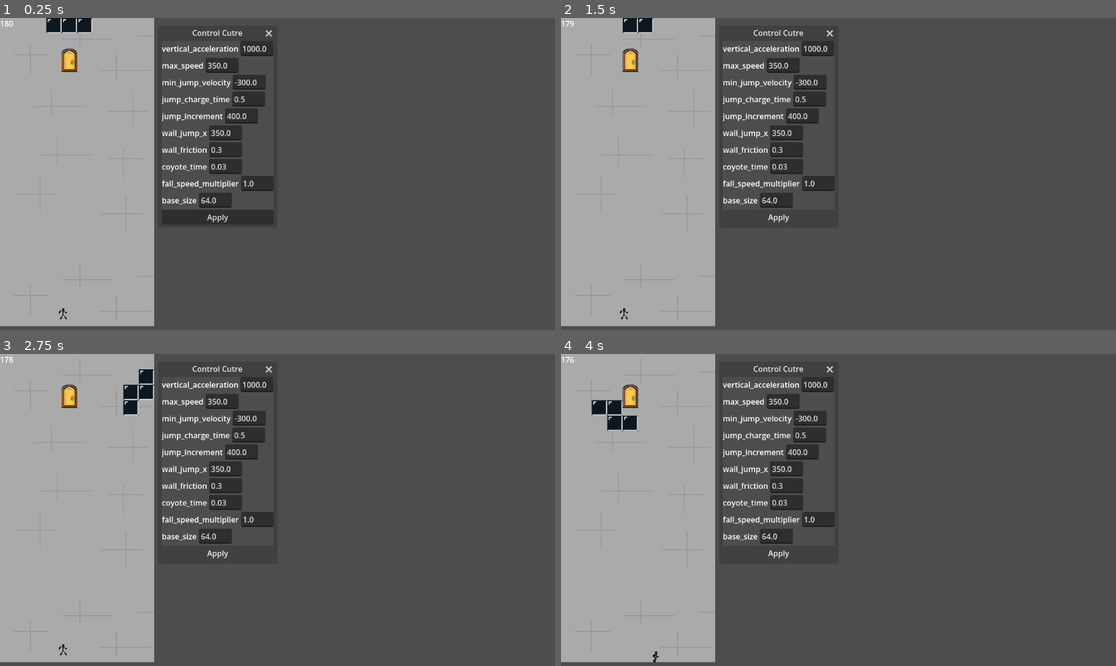
Above: before the commit, frames 1-4 (two rows, left to right).
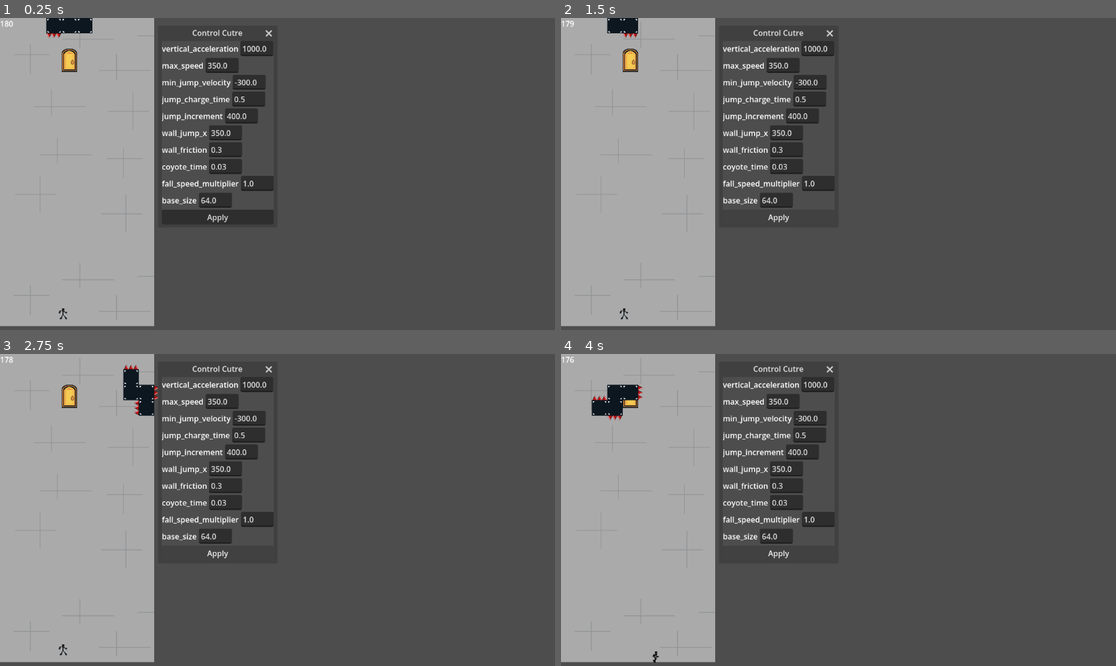
Above: after the commit, the same moments.

Repository: NicoWired/tetrascape
Game: Godot game, scene res://source/main_screens/main/main.tscn
Two runs of this game, one before a commit and one after it. Both use one fixed random seed, a clock stepped at 60 frames per second and the inputs below. The engine's default icon, where the game draws it, is replaced by a stand-in: a white triangle on a blue panel in a dark square.
Inputs:
- Up to frame 1 (0.25 s): no input
- Up to frame 2 (1.5 s): click "Apply" at 0.5 s; hold D (right) from 1.28 s (still down); tap N (drop) at 1.35 s
- Up to frame 3 (2.75 s): keep holding D (right); tap Space (jump) at 1.52, 2.27 s; tap J (rotate_cc) at 2.1 s
- Up to frame 4 (4 s): release D (right) at 2.78 s; hold A (left) 2.78-3.53 s; tap K (rotate_cw) at 2.85 s; hold D (right) from 3.53 s (still down); tap L (toggle) at 3.6 s; tap Space (jump) at 3.77 s

The runs differ from the first frame. In frame 1, 0.1% of the frame differs, in the area x 8-17%, y 0-7%; in frame 2, 0.3%; in frame 3, 0.6%, in the area x 22-29%, y 3-20%; in frame 4, 0.6%.

Commit message:
add spikes on pieces

Diff:
--- a/project.godot
+++ b/project.godot
@@ -24,6 +24,15 @@
 GameConfig="*res://source/autoloaders/game_config.gd"
 ExtResources="*res://source/autoloaders/ext_resources.gd"
 GlobalStates="*res://source/autoloaders/global_states.gd"
+
+[file_customization]
+
+folder_colors={
+"res://assets/": "yellow",
+"res://docs/": "purple",
+"res://source/": "blue",
+"res://source/GUI/": "green"
+}
 
 [input]
 
--- a/source/autoloaders/ext_resources.gd
+++ b/source/autoloaders/ext_resources.gd
@@ -1,12 +1,14 @@
 extends Node
 
 const PLACEHOLDER_TEXTURE: Texture2D = preload("res://icon.svg")
+
+#region puzzle piece
 const PIECE1: Texture2D = preload("res://assets/pieces/piece1.png")
 const PIECE2: Texture2D = preload("res://assets/pieces/piece2.png")
 const PIECE3: Texture2D = preload("res://assets/pieces/piece3.png")
 const PIECE4: Texture2D = preload("res://assets/pieces/piece4.png")
 
-var chosen_piece_texture: Texture2D = PIECE2
+var chosen_piece_texture: Texture2D = PIECE4
 
 var PIECE_TEXTURES: Dictionary[int,Texture2D] = {
 	PieceData.PIECE_SHAPE.L: chosen_piece_texture,
@@ -17,3 +19,14 @@
 	PieceData.PIECE_SHAPE.O: chosen_piece_texture,
 	PieceData.PIECE_SHAPE.I: chosen_piece_texture,
 }
+#endregion
+
+#region spikes
+const SPIKES1: Texture2D = preload("res://assets/props/spikes/spikes1.png")
+const SPIKES2: Texture2D = preload("res://assets/props/spikes/spikes2.png")
+const SPIKES3: Texture2D = preload("res://assets/props/spikes/spikes3.png")
+const SPIKES4: Texture2D = preload("res://assets/props/spikes/spikes4.png")
+const SPIKES5: Texture2D = preload("res://assets/props/spikes/spikes5.png")
+
+var chosen_spikes_texture: Texture2D = SPIKES1
+#endregion
--- a/source/autoloaders/game_config.gd
+++ b/source/autoloaders/game_config.gd
@@ -4,7 +4,7 @@
 const BOARD_SIZE: Vector2i = Vector2i(10,20)
 const TARGET_FRAME_RATE: int = 60
 const BOARD_X_OFFSET: int = 7
-const PIECE_SPEED: int = 30
+const PIECE_SPEED: int = 40
 
 
 const GRAVITY_CD: float = PIECE_SPEED * (1.0 / TARGET_FRAME_RATE)
--- a/source/levels/test_level.tscn
+++ b/source/levels/test_level.tscn
@@ -4,7 +4,7 @@
 [ext_resource type="PackedScene" uid="uid://dwyavyjqknnfe" path="res://source/levels/background/background.tscn" id="2_a1lpf"]
 [ext_resource type="PackedScene" uid="uid://cb4igblj6e2dt" path="res://source/puzzle/board/board.tscn" id="2_ogqbx"]
 [ext_resource type="PackedScene" uid="uid://ckjqaf8lqjv0c" path="res://source/player/player.tscn" id="3_ogqbx"]
-[ext_resource type="PackedScene" uid="uid://1sabmrf8e66k" path="res://source/props/exit_door.tscn" id="4_epmhw"]
+[ext_resource type="PackedScene" uid="uid://1sabmrf8e66k" path="res://source/props/exit_door/exit_door.tscn" id="4_epmhw"]
 [ext_resource type="PackedScene" uid="uid://b3wad366enhb7" path="res://source/GUI/hud.tscn" id="6_eeevt"]
 
 [node name="TestLevel" type="Node2D" unique_id=1461556655]
--- a/source/props/exit_door.tscn
+++ b/source/props/exit_door/exit_door.tscn
@@ -1,7 +1,7 @@
 [gd_scene format=3 uid="uid://1sabmrf8e66k"]
 
 [ext_resource type="Texture2D" uid="uid://dr4ecq0fhkprr" path="res://assets/props/door.png" id="1_qg7v3"]
-[ext_resource type="Script" uid="uid://cj3rod0fdlykv" path="res://source/props/exit_door.gd" id="1_qjrui"]
+[ext_resource type="Script" uid="uid://cj3rod0fdlykv" path="res://source/props/exit_door/exit_door.gd" id="1_qjrui"]
 
 [sub_resource type="RectangleShape2D" id="RectangleShape2D_qjrui"]
 
--- /dev/null
+++ b/source/props/spikes/spikes.gd
@@ -0,0 +1,31 @@
+class_name Spikes
+extends Node2D
+
+signal spikes_body_entered
+
+@onready var sprite: Sprite2D = $Sprite
+@onready var spike_1: CollisionShape2D = $Sprite/Collision/Spike1
+@onready var spike_2: CollisionShape2D = $Sprite/Collision/Spike2
+@onready var spike_3: CollisionShape2D = $Sprite/Collision/Spike3
+@onready var spike_poly_1: Polygon2D = $SpikePoly1
+@onready var spike_poly_2: Polygon2D = $SpikePoly2
+@onready var spike_poly_3: Polygon2D = $SpikePoly3
+@onready var collision: Area2D = $Sprite/Collision
+
+
+func _ready() -> void:
+	sprite.texture = ExtResources.chosen_spikes_texture
+
+	spike_1.shape.points = spike_poly_1.polygon
+	spike_2.shape.points = spike_poly_2.polygon
+	spike_3.shape.points = spike_poly_3.polygon
+
+	spike_poly_1.queue_free()
+	spike_poly_2.queue_free()
+	spike_poly_3.queue_free()
+
+	collision.body_entered.connect(on_body_entered)
+
+func on_body_entered(body) -> void:
+	if body is Player:
+		spikes_body_entered.emit()
--- /dev/null
+++ b/source/props/spikes/spikes.tscn
@@ -0,0 +1,42 @@
+[gd_scene format=3 uid="uid://c2bnou8kg4crr"]
+
+[ext_resource type="Script" uid="uid://b7nkd36hb1xm1" path="res://source/props/spikes/spikes.gd" id="1_e8dxw"]
+[ext_resource type="Texture2D" uid="uid://8sekb5d17i6r" path="res://assets/props/spikes/spikes3.png" id="2_3b0lk"]
+
+[sub_resource type="ConvexPolygonShape2D" id="ConvexPolygonShape2D_3b0lk"]
+
+[sub_resource type="ConvexPolygonShape2D" id="ConvexPolygonShape2D_nnjg2"]
+
+[sub_resource type="ConvexPolygonShape2D" id="ConvexPolygonShape2D_0tsnw"]
+
+[node name="Spikes" type="Node2D" unique_id=1294788690]
+script = ExtResource("1_e8dxw")
+
+[node name="Sprite" type="Sprite2D" parent="." unique_id=1140869030]
+z_index = 1
+texture = ExtResource("2_3b0lk")
+centered = false
+
+[node name="Collision" type="Area2D" parent="Sprite" unique_id=737456047]
+collision_layer = 2
+
+[node name="Spike1" type="CollisionShape2D" parent="Sprite/Collision" unique_id=759159651]
+shape = SubResource("ConvexPolygonShape2D_3b0lk")
+
+[node name="Spike2" type="CollisionShape2D" parent="Sprite/Collision" unique_id=124102731]
+shape = SubResource("ConvexPolygonShape2D_nnjg2")
+
+[node name="Spike3" type="CollisionShape2D" parent="Sprite/Collision" unique_id=1342703761]
+shape = SubResource("ConvexPolygonShape2D_0tsnw")
+
+[node name="SpikePoly1" type="Polygon2D" parent="." unique_id=1561903950]
+visible = false
+polygon = PackedVector2Array(0, 22, 11, 0, 12, 0, 23, 22, 23, 24, 0, 24)
+
+[node name="SpikePoly2" type="Polygon2D" parent="." unique_id=1222181981]
+visible = false
+polygon = PackedVector2Array(24, 24, 24, 22, 35, 0, 36, 0, 47, 22, 47, 24)
+
+[node name="SpikePoly3" type="Polygon2D" parent="." unique_id=2052009357]
+visible = false
+polygon = PackedVector2Array(48, 24, 48, 22, 59, 0, 60, 0, 71, 22, 71, 24)
--- a/source/puzzle/piece/piece.gd
+++ b/source/puzzle/piece/piece.gd
@@ -51,6 +51,10 @@
 	var i = 0
 	for square: PieceSquare in squares:
 		square.position = new_coords[i] * GameConfig.TILE_SIZE
+		if direction == 1:
+			square.rotate_spikes_cw()
+		elif direction == -1:
+			square.rotate_spikes_cc()
 		i += 1
 #endregion
 
--- a/source/puzzle/piece/piece_data.gd
+++ b/source/puzzle/piece/piece_data.gd
@@ -19,45 +19,50 @@
 			matrix = {
 				1 : [Vector2i(1,1),Vector2i(0,1),Vector2i(2,1),Vector2i(2,0)] as Array[Vector2i]
 				,2 : [Vector2i(1,1),Vector2i(1,0),Vector2i(1,2),Vector2i(2,2)] as Array[Vector2i]
-				,3 : [Vector2i(1,1),Vector2i(0,1),Vector2i(2,1),Vector2i(0,2)] as Array[Vector2i]
-				,4 : [Vector2i(1,1),Vector2i(1,0),Vector2i(1,2),Vector2i(0,0)] as Array[Vector2i]
+				,3 : [Vector2i(1,1),Vector2i(2,1),Vector2i(0,1),Vector2i(0,2)] as Array[Vector2i]
+				,4 : [Vector2i(1,1),Vector2i(1,2),Vector2i(1,0),Vector2i(0,0)] as Array[Vector2i]
 			}
 		PIECE_SHAPE.J:
 			matrix = {
 				1 : [Vector2i(1,1),Vector2i(0,1),Vector2i(2,1),Vector2i(0,0)] as Array[Vector2i]
 				,2 : [Vector2i(1,1),Vector2i(1,0),Vector2i(1,2),Vector2i(2,0)] as Array[Vector2i]
-				,3 : [Vector2i(1,1),Vector2i(0,1),Vector2i(2,1),Vector2i(2,2)] as Array[Vector2i]
-				,4 : [Vector2i(1,1),Vector2i(1,0),Vector2i(1,2),Vector2i(0,2)] as Array[Vector2i]
+				,3 : [Vector2i(1,1),Vector2i(2,1),Vector2i(0,1),Vector2i(2,2)] as Array[Vector2i]
+				,4 : [Vector2i(1,1),Vector2i(1,2),Vector2i(1,0),Vector2i(0,2)] as Array[Vector2i]
 			}
 		PIECE_SHAPE.S:
 			matrix = {
 				1 : [Vector2i(1,1),Vector2i(0,1),Vector2i(1,0),Vector2i(2,0)] as Array[Vector2i]
 				,2 : [Vector2i(1,1),Vector2i(1,0),Vector2i(2,1),Vector2i(2,2)] as Array[Vector2i]
-				,3 : [Vector2i(1,1),Vector2i(2,1),Vector2i(0,2),Vector2i(1,2)] as Array[Vector2i]
-				,4 : [Vector2i(1,1),Vector2i(1,2),Vector2i(0,0),Vector2i(0,1)] as Array[Vector2i]
+				,3 : [Vector2i(1,1),Vector2i(2,1),Vector2i(1,2),Vector2i(0,2)] as Array[Vector2i]
+				,4 : [Vector2i(1,1),Vector2i(1,2),Vector2i(0,1),Vector2i(0,0)] as Array[Vector2i]
 			}
 		PIECE_SHAPE.Z:
 			matrix = {
 				1 : [Vector2i(1,1),Vector2i(2,1),Vector2i(0,0),Vector2i(1,0)] as Array[Vector2i]
 				,2 : [Vector2i(1,1),Vector2i(1,2),Vector2i(2,0),Vector2i(2,1)] as Array[Vector2i]
-				,3 : [Vector2i(1,1),Vector2i(0,1),Vector2i(1,2),Vector2i(2,2)] as Array[Vector2i]
-				,4 : [Vector2i(1,1),Vector2i(1,0),Vector2i(0,1),Vector2i(0,2)] as Array[Vector2i]
+				,3 : [Vector2i(1,1),Vector2i(0,1),Vector2i(2,2),Vector2i(1,2)] as Array[Vector2i]
+				,4 : [Vector2i(1,1),Vector2i(1,0),Vector2i(0,2),Vector2i(0,1)] as Array[Vector2i]
 			}
 		PIECE_SHAPE.T:
 			matrix = {
 				1 : [Vector2i(1,1),Vector2i(0,1),Vector2i(2,1),Vector2i(1,0)] as Array[Vector2i]
 				,2 : [Vector2i(1,1),Vector2i(1,0),Vector2i(1,2),Vector2i(2,1)] as Array[Vector2i]
-				,3 : [Vector2i(1,1),Vector2i(0,1),Vector2i(2,1),Vector2i(1,2)] as Array[Vector2i]
-				,4 : [Vector2i(1,1),Vector2i(1,0),Vector2i(1,2),Vector2i(0,1)] as Array[Vector2i]
+				,3 : [Vector2i(1,1),Vector2i(2,1),Vector2i(0,1),Vector2i(1,2)] as Array[Vector2i]
+				,4 : [Vector2i(1,1),Vector2i(1,2),Vector2i(1,0),Vector2i(0,1)] as Array[Vector2i]
 			}
 		PIECE_SHAPE.O:
-			matrix = {1 : [Vector2i(1,1),Vector2i(2,1),Vector2i(1,2),Vector2i(2,2)] as Array[Vector2i]}
+			matrix = {
+				1 : [Vector2i(1,1),Vector2i(2,1),Vector2i(1,2),Vector2i(2,2)] as Array[Vector2i]
+				,2 : [Vector2i(2,1),Vector2i(2,2),Vector2i(1,1),Vector2i(1,2)] as Array[Vector2i]
+				,3 : [Vector2i(2,2),Vector2i(1,2),Vector2i(2,1),Vector2i(1,1)] as Array[Vector2i]
+				,4 : [Vector2i(1,2),Vector2i(1,1),Vector2i(2,2),Vector2i(2,1)] as Array[Vector2i]
+			}
 		PIECE_SHAPE.I:
 			matrix = {
 				1 : [Vector2i(0,1),Vector2i(1,1),Vector2i(2,1),Vector2i(3,1)] as Array[Vector2i]
-				,2 : [Vector2i(1,0),Vector2i(1,1),Vector2i(1,2),Vector2i(1,3)] as Array[Vector2i]
-				,3 : [Vector2i(0,2),Vector2i(1,2),Vector2i(2,2),Vector2i(3,2)] as Array[Vector2i]
-				,4 : [Vector2i(2,0),Vector2i(2,1),Vector2i(2,2),Vector2i(2,3)] as Array[Vector2i]
+				,2 : [Vector2i(2,0),Vector2i(2,1),Vector2i(2,2),Vector2i(2,3)] as Array[Vector2i]
+				,3 : [Vector2i(3,2),Vector2i(2,2),Vector2i(1,2),Vector2i(0,2)] as Array[Vector2i]
+				,4 : [Vector2i(1,3),Vector2i(1,2),Vector2i(1,1),Vector2i(1,0)] as Array[Vector2i]
 			}
 		_:
 			matrix = {}
--- a/source/puzzle/square/piece_square.gd
+++ b/source/puzzle/square/piece_square.gd
@@ -11,6 +11,11 @@
 @onready var collision_shape_2d: CollisionShape2D = $CollisionShape2D
 @onready var square_sprite: Sprite2D = $SquareSprite
 @onready var piece_area: Area2D = $PieceArea
+@onready var spikes: Node2D = $Spikes
+@onready var spikes_top: Spikes = $Spikes/SpikesTop
+@onready var spikes_bottom: Spikes = $Spikes/SpikesBottom
+@onready var spikes_left: Spikes = $Spikes/SpikesLeft
+@onready var spikes_right: Spikes = $Spikes/SpikesRight
 
 
 static func create(input_texture: Texture2D) -> PieceSquare:
@@ -26,11 +31,15 @@
 	collision_shape_2d.shape.size = Vector2i(GameConfig.TILE_SIZE, GameConfig.TILE_SIZE)
 	collision_shape_2d.position = Vector2(GameConfig.TILE_SIZE / 2.0, GameConfig.TILE_SIZE / 2.0)
 	square_sprite.texture = square_texture
-	square_sprite.scale = Vector2(GameConfig.TILE_SIZE,GameConfig.TILE_SIZE) / square_sprite.texture.get_size()
+	#square_sprite.scale = Vector2(GameConfig.TILE_SIZE,GameConfig.TILE_SIZE) / square_sprite.texture.get_size()
+	scale = Vector2(GameConfig.TILE_SIZE,GameConfig.TILE_SIZE) / square_sprite.texture.get_size()
 
 	var collision_shape_2d_area: CollisionShape2D = collision_shape_2d.duplicate()
 	piece_area.body_entered.connect(on_body_entered)
 	piece_area.add_child(collision_shape_2d_area)
+
+	enable_spikes()
+
 
 func _physics_process(_delta) -> void:
 	# this should prevent the signal from triggering when the player overlaps for only one frame
@@ -49,3 +58,33 @@
 func on_body_entered(body) -> void:
 	if body is Player:
 		frames_player_inside = MAX_FRAMES_PLAYER_INSIDE
+
+#region spikes
+func current_spikes_snapshot() -> Dictionary[StringName,bool]:
+	return {
+		&"top": spikes_top.visible,
+		&"bot": spikes_bottom.visible,
+		&"left": spikes_left.visible,
+		&"right": spikes_right.visible,
+	}
+
+func rotate_spikes_cw() -> void:
+	var old_spikes: Dictionary[StringName,bool] = current_spikes_snapshot()
+	spikes_bottom.visible = old_spikes["right"]
+	spikes_left.visible = old_spikes["bot"]
+	spikes_top.visible = old_spikes["left"]
+	spikes_right.visible = old_spikes["top"]
+
+func rotate_spikes_cc() -> void:
+	var old_spikes: Dictionary[StringName,bool] = current_spikes_snapshot()
+	spikes_bottom.visible = old_spikes["left"]
+	spikes_left.visible = old_spikes["top"]
+	spikes_top.visible = old_spikes["right"]
+	spikes_right.visible = old_spikes["bot"]
+
+func enable_spikes(chance: float = 0.5) -> void:
+	for spike: Spikes in spikes.get_children():
+		spike.spikes_body_entered.connect(func(): player_entered.emit())
+		if randf() > chance:
+			spike.visible = true
+#endregion
--- a/source/puzzle/square/piece_square.tscn
+++ b/source/puzzle/square/piece_square.tscn
@@ -1,6 +1,8 @@
 [gd_scene format=3 uid="uid://dv0j22pbpa4j5"]
 
 [ext_resource type="Script" uid="uid://bwbbiolgegouk" path="res://source/puzzle/square/piece_square.gd" id="1_opd2k"]
+[ext_resource type="PackedScene" uid="uid://c2bnou8kg4crr" path="res://source/props/spikes/spikes.tscn" id="2_b0cwu"]
+[ext_resource type="Texture2D" uid="uid://cmheipimrbrnc" path="res://assets/pieces/piece4.png" id="2_vnpuh"]
 
 [sub_resource type="RectangleShape2D" id="RectangleShape2D_pwv8o"]
 
@@ -8,7 +10,30 @@
 collision_layer = 2
 script = ExtResource("1_opd2k")
 
+[node name="Spikes" type="Node2D" parent="." unique_id=722082361]
+
+[node name="SpikesTop" parent="Spikes" unique_id=1294788690 instance=ExtResource("2_b0cwu")]
+visible = false
+position = Vector2(3, -24)
+
+[node name="SpikesBottom" parent="Spikes" unique_id=1308545782 instance=ExtResource("2_b0cwu")]
+visible = false
+position = Vector2(74, 101)
+rotation = -3.1415925
+
+[node name="SpikesLeft" parent="Spikes" unique_id=1435497089 instance=ExtResource("2_b0cwu")]
+visible = false
+position = Vector2(-24, 74)
+rotation = 4.712389
+
+[node name="SpikesRight" parent="Spikes" unique_id=1388717077 instance=ExtResource("2_b0cwu")]
+visible = false
+position = Vector2(101, 3)
+rotation = 1.5707964
+
 [node name="SquareSprite" type="Sprite2D" parent="." unique_id=912601951]
+z_index = 2
+texture = ExtResource("2_vnpuh")
 centered = false
 
 [node name="CollisionShape2D" type="CollisionShape2D" parent="." unique_id=873000976]
Binary file added: assets/props/spikes/spikes1.png
Binary file added: assets/props/spikes/spikes2.png
Binary file added: assets/props/spikes/spikes3.png
Binary file added: assets/props/spikes/spikes4.png
Binary file added: assets/props/spikes/spikes5.png
Renamed: source/props/exit_door.gd -> source/props/exit_door/exit_door.gd
